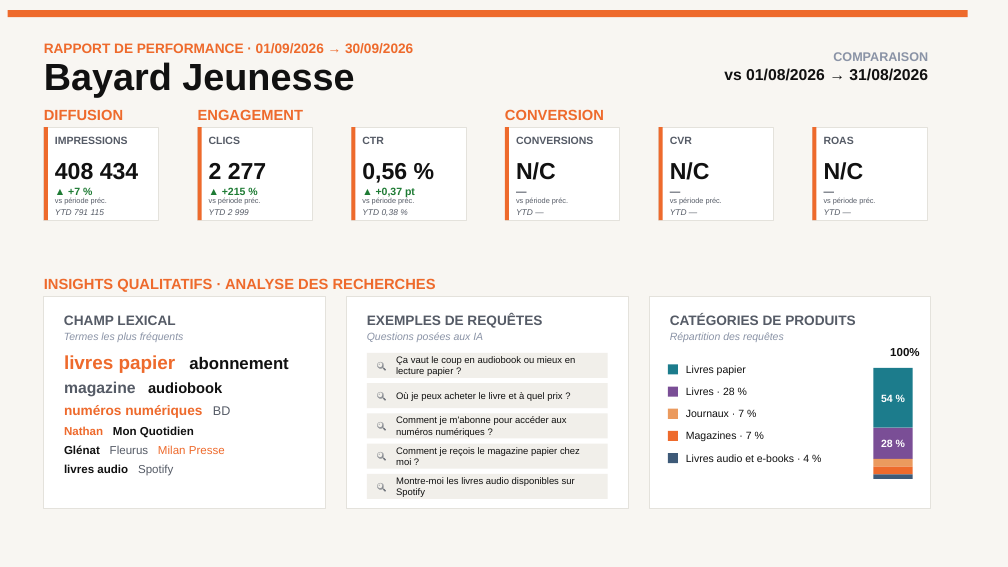
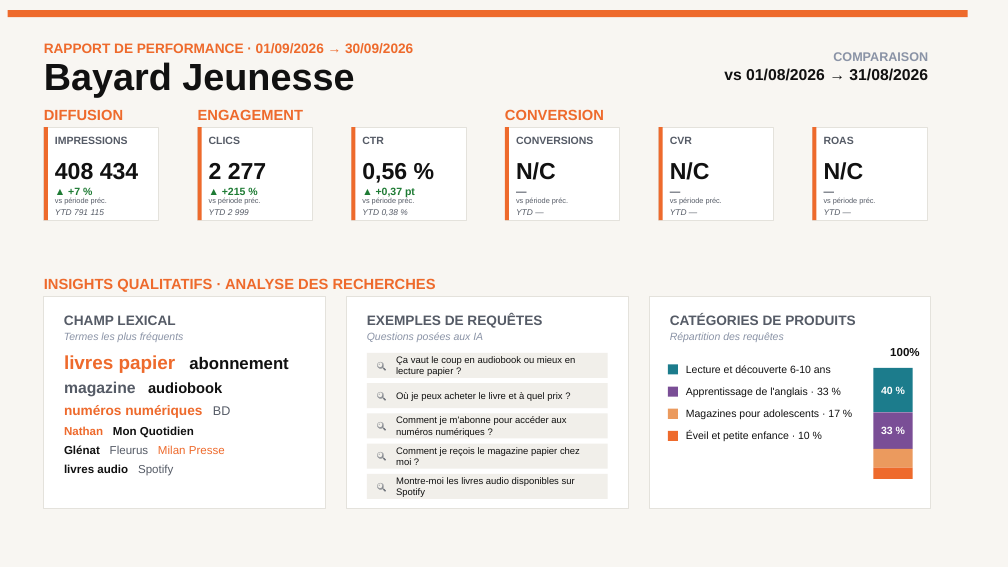
Before and after one commit to stephanemonmarson-creator/Lemrock, a slide deck: slide 9 of rapports/septembre/121026_Customer Success_Septembre 26.pptx. Drawn at 1008x567 pixels with LibreOffice and Linux fonts; fonts in the diff are those of the drawing. Boxes give left, top, right and bottom in pixels: in the first picture for what was removed or moved away, otherwise in the second. Text is boxed around its words. In the diff, an @@ line names an element or a change of style, - is before the commit and + after.

```diff
--- a/rapports/septembre/121026_Customer Success_Septembre 26.pptx
+++ b/rapports/septembre/121026_Customer Success_Septembre 26.pptx
@@ text at [686,365,831,373]: text changed @@
-Livres papier
+Lecture et découverte 6-10 ans
@@ text at [686,387,829,397]: text changed @@
-Livres · 28 %
+Apprentissage de l'anglais · 33 %
@@ rectangle: place and size @@
-rectangle at [668,453,678,463]
+rectangle at [873,368,913,413]
@@ rectangle at [873,368,913,413]: fill #3E5A78 to #1C7C8C @@
@@ text added at [881,386,893,394], 10 pt, text #FFFFFF, bold @@
+40 %
@@ text at [686,409,840,419]: text changed @@
-Journaux · 7 %
+Magazines pour adolescents · 17 %
@@ rectangle: place and size @@
-rectangle at [873,368,913,428]
+rectangle at [873,412,913,448]
@@ rectangle at [873,412,913,448]: fill #1C7C8C to #7A4E96 @@
@@ text at [686,431,810,441]: text changed @@
-Magazines · 7 %
+Éveil et petite enfance · 10 %
@@ rectangle: place and size @@
-rectangle at [873,428,913,459]
+rectangle at [873,449,913,468]
@@ rectangle at [873,449,913,468]: fill #7A4E96 to #EB9A5E @@
@@ text at [881,426,893,434]: text changed @@
-54 %
+33 %
@@ text removed at [881,440,893,447] @@
-28 %
@@ text removed at [686,454,809,462] @@
-Livres audio et e-books · 4 %
@@ rectangle: place and size @@
-rectangle at [873,467,913,474]
+rectangle at [873,468,913,479]
@@ rectangle removed at [873,459,913,467] @@
@@ rectangle removed at [873,474,913,479] @@
```
Also in this commit, not shown: 27 other slides changed, 26 other files.
